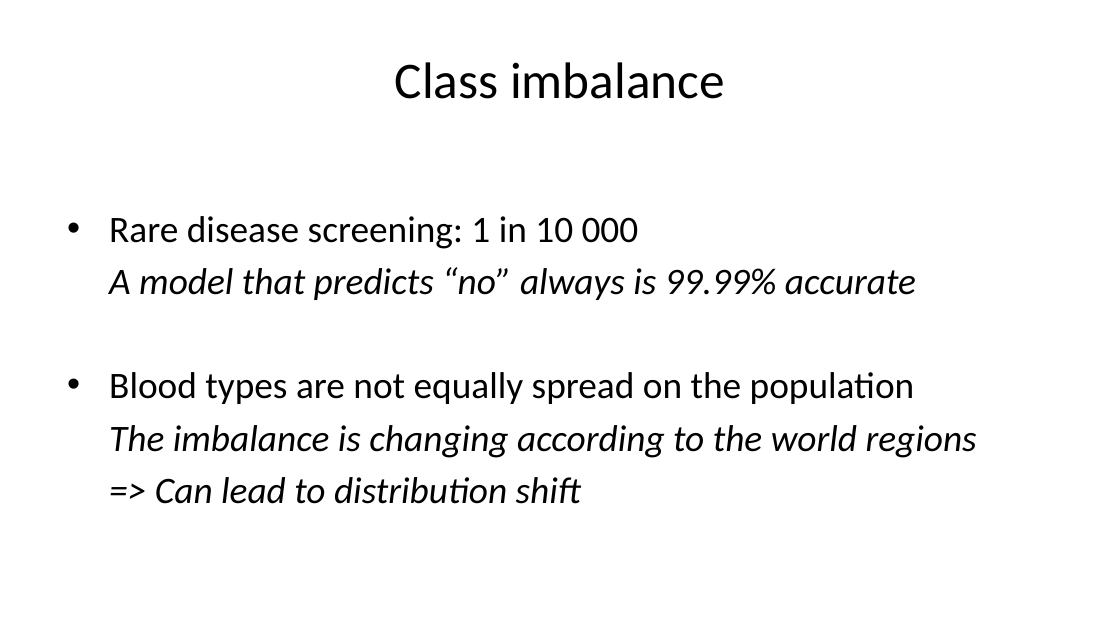
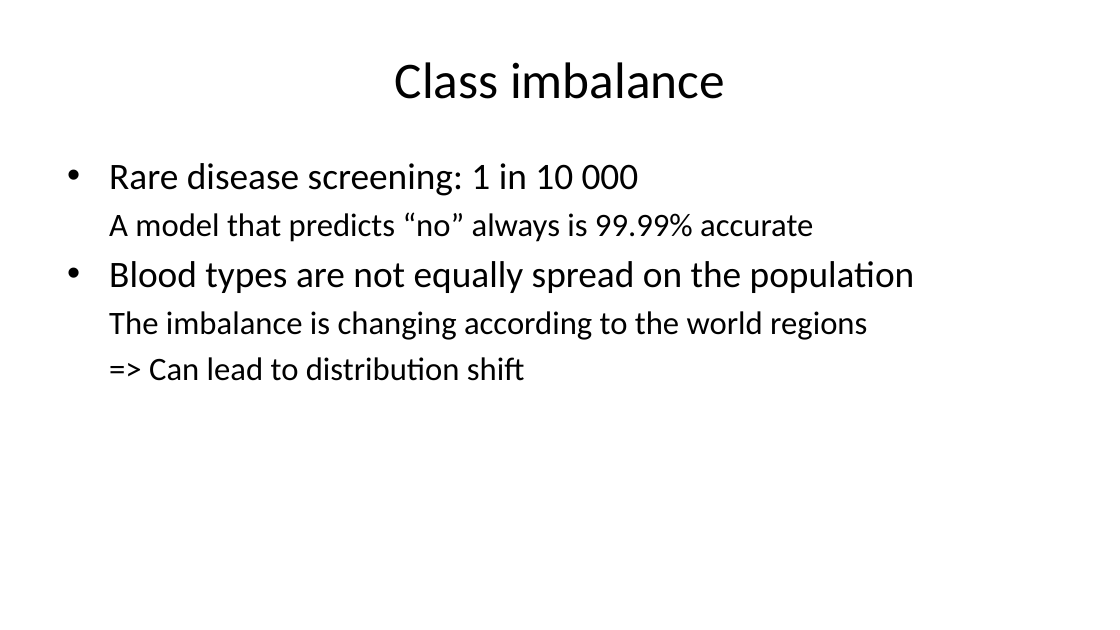
Before and after one commit to pauldubois98/AdcancedTopicsDataScience2026, a slide deck: slide 16 of Course01/slides.pptx (slide 15 before the commit). Drawn at 1120x630 pixels with LibreOffice and Linux fonts; fonts in the diff are those of the drawing. Boxes give left, top, right and bottom in pixels: in the first picture for what was removed or moved away, otherwise in the second. Text is boxed around its words. In the diff, an @@ line names an element or a change of style, - is before the commit and + after.

```diff
--- a/Course01/slides.pptx
+++ b/Course01/slides.pptx
@@ text at bbox=[109, 212, 915, 381]: size 24 to 21 pt, italic off in "A model that predicts “no” always is ...", "The imbalance is changing according to the ...", "=> Can lead to distribution shift" @@
```
Also in this commit, not shown: 12 other slides changed, 6 slides added, 10 slides removed, 1 other file.
